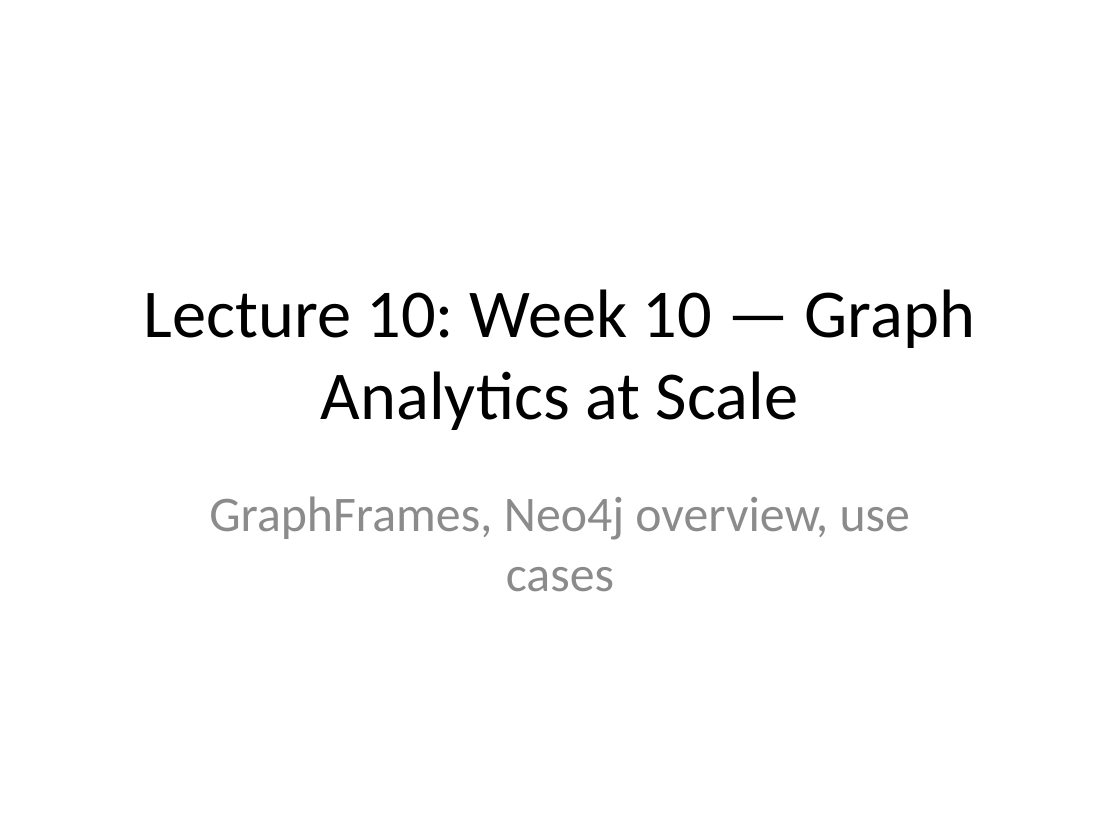
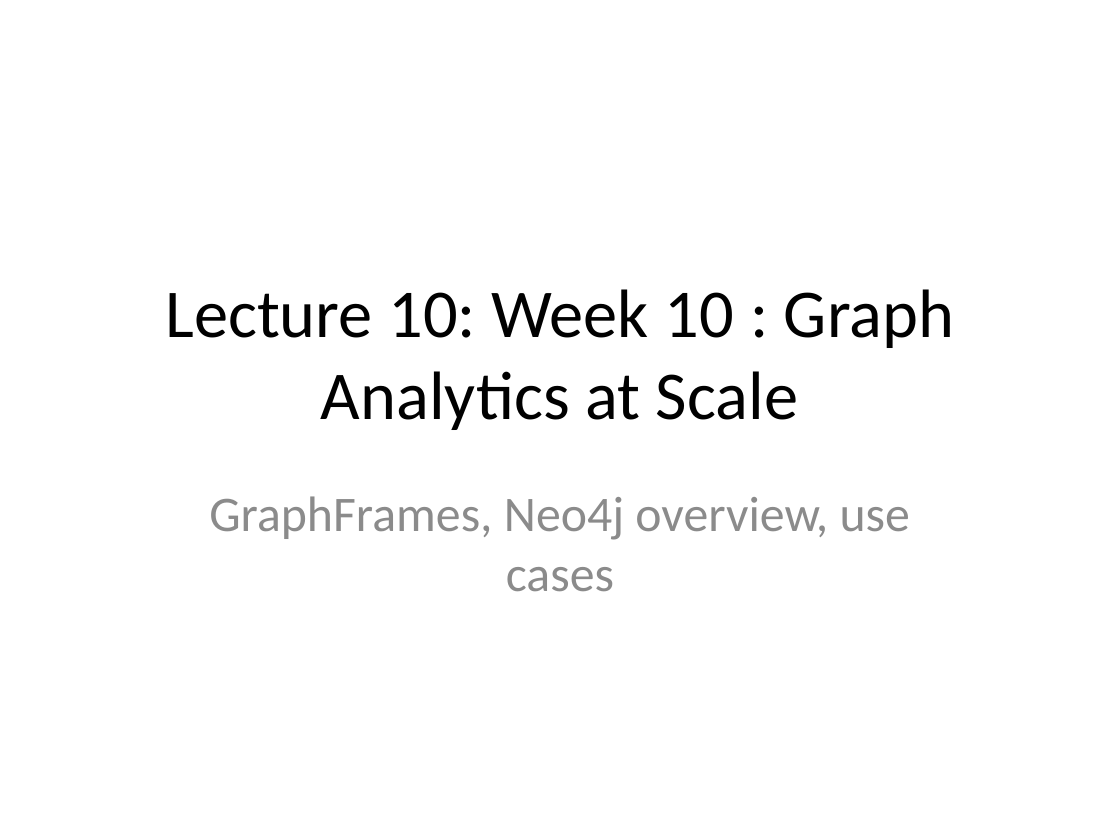
Before and after one commit to neelsoumya/teaching_big_data_analytics, a slide deck: slide 39 of Big_Data_Analytics_12_Lectures.pptx (slide 37 before the commit). Drawn at 1120x840 pixels with LibreOffice and Linux fonts; fonts in the diff are those of the drawing. Boxes give left, top, right and bottom in pixels: in the first picture for what was removed or moved away, otherwise in the second. Text is boxed around its words. In the diff, an @@ line names an element or a change of style, - is before the commit and + after.

```diff
--- a/Big_Data_Analytics_12_Lectures.pptx
+++ b/Big_Data_Analytics_12_Lectures.pptx
@@ title at (165,289,954,430): text changed @@
-Lecture 10: Week 10 — Graph Analytics at Scale
+Lecture 10: Week 10 : Graph Analytics at Scale
```
Also in this commit, not shown: 13 other slides changed, 2 slides added, 3 other files.
